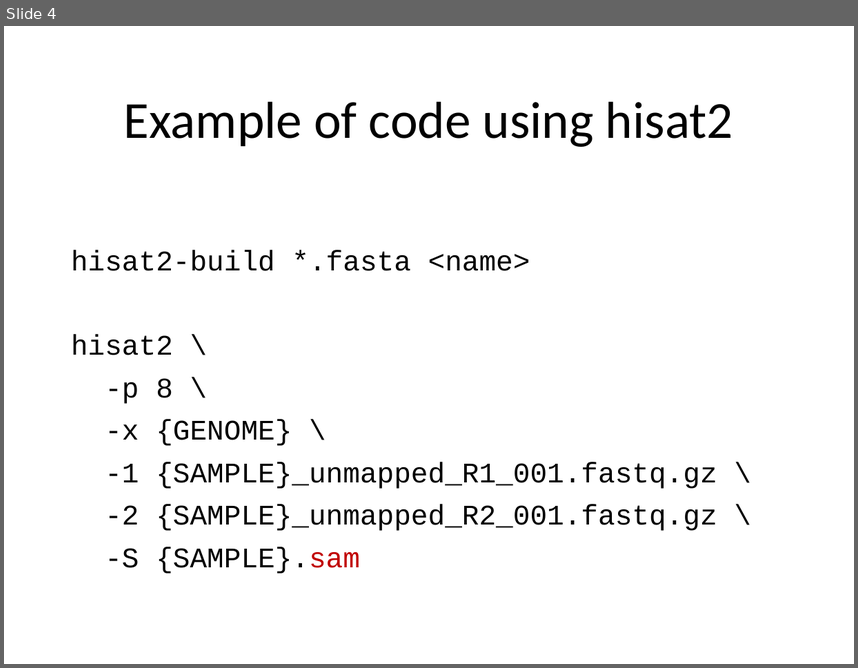
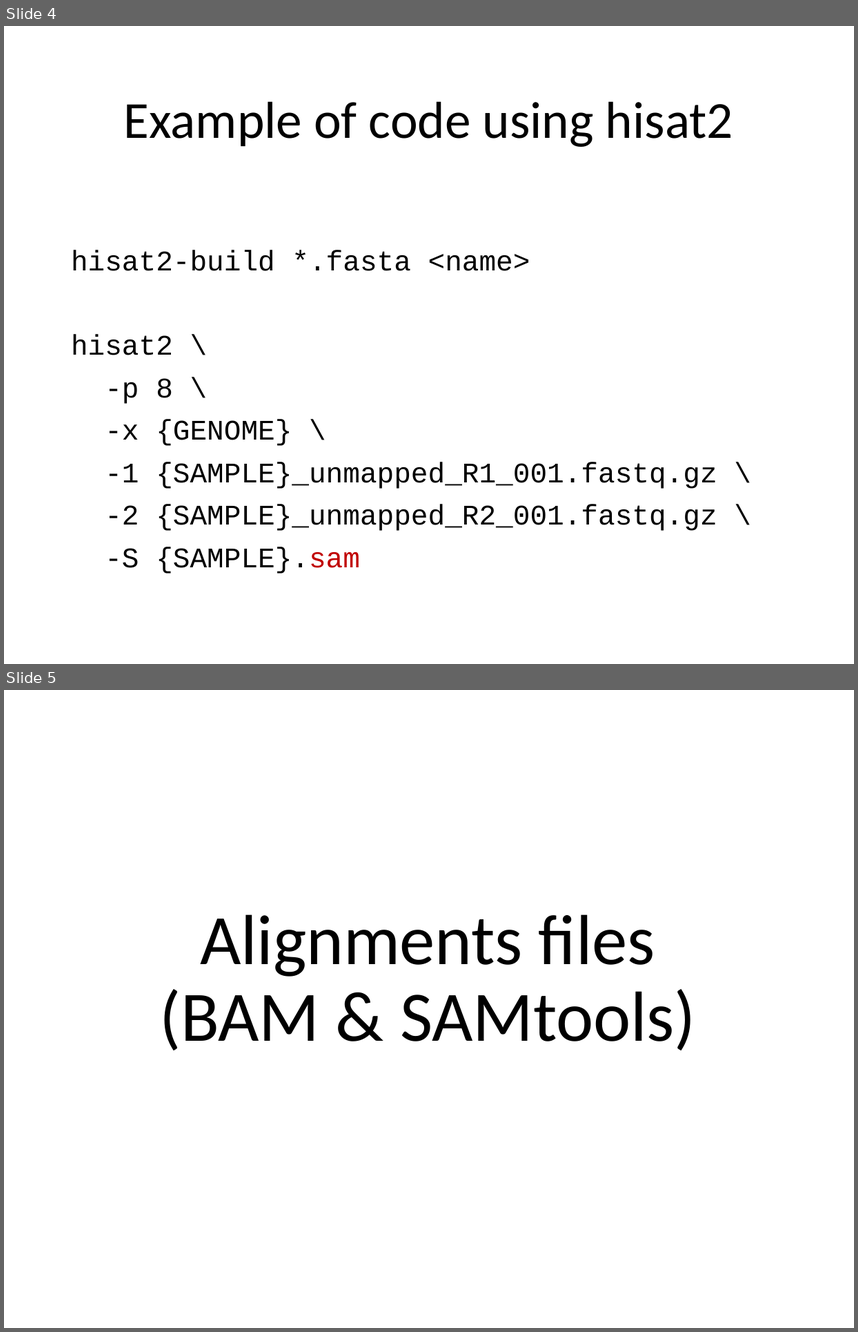
Before and after one commit to PRodriguez19/Intro-to-rnaseq, a slide deck: lectures/Lecture9-MMG232.pptx. Shown one above the other, each under a label of ours: slide 4 before the commit, slides 4 and 5 after it. The pictures are 858x668 and 858x1332 pixels, drawn with LibreOffice and Linux fonts; fonts in the diff are those of the drawing. Boxes give left, top, right and bottom in pixels: in the first picture for what was removed or moved away, otherwise in the second. Text is boxed around its words. In the diff, an @@ line names an element or a change of style, - is before the commit and + after.

```diff
--- a/lectures/Lecture9-MMG232.pptx
+++ b/lectures/Lecture9-MMG232.pptx
@@ slide 5 added at [4,690,854,1328], background #FFFFFF @@
@@ title added at [159,914,695,1050], 60 pt, text #000000 @@
+Alignments files (BAM & SAMtools)
```
Also in this commit, not shown: 10 other slides added, 2 other files.
